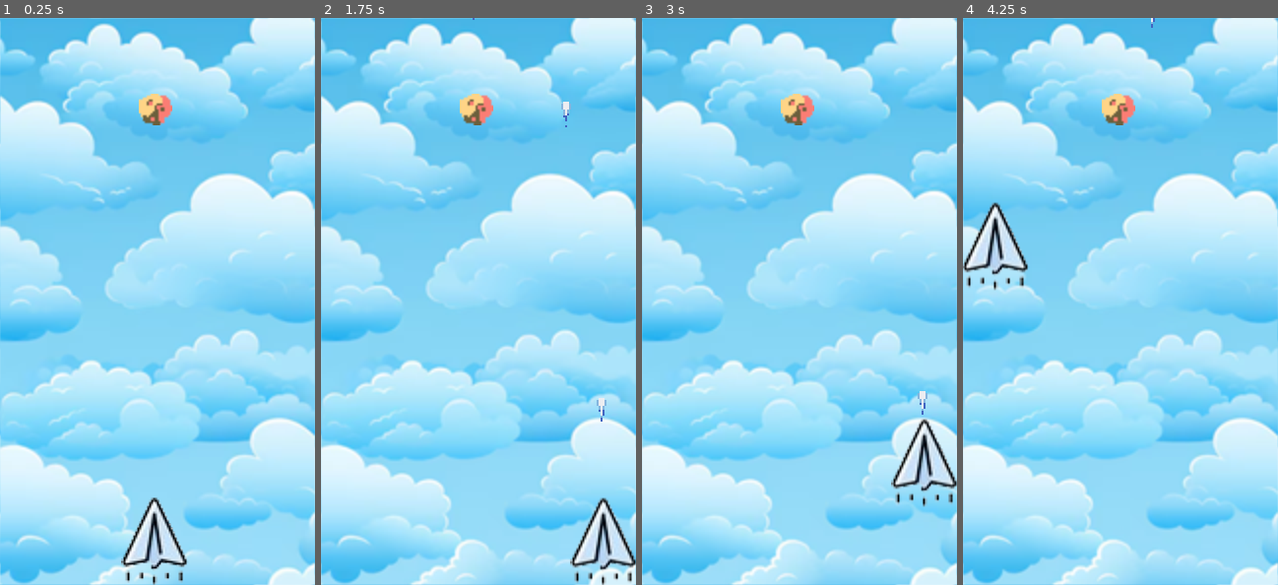
Above: before the commit, frames 1-4 (left to right).
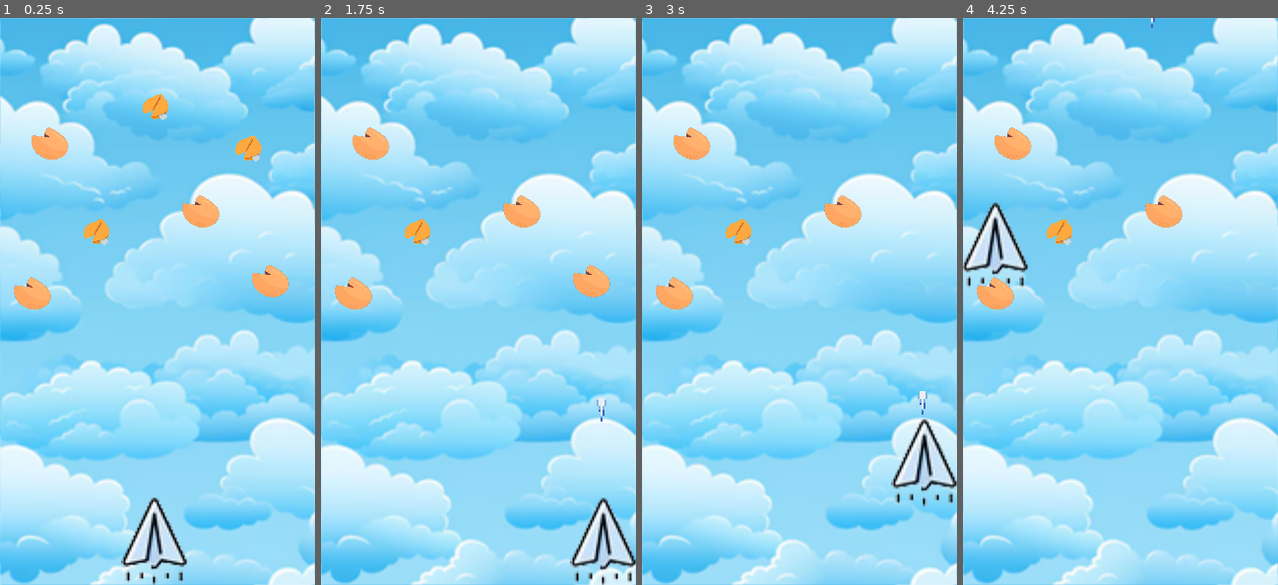
Above: after the commit, the same moments.

Repository: francisvanoliveira/aviao
Game: Godot game, scene res://scenes/game.tscn
The game is run twice, just before and just after one commit, with the same random seed, the same clock (stepped at 60 frames per second) and the same inputs.
Inputs:
- Up to frame 1 (0.25 s): no input
- Up to frame 2 (1.75 s): tap Enter (ui_accept) at 0.5, 0.77, 1.52 s; hold Right (ui_right) 0.53-1.28 s; hold Down (ui_down) from 1.28 s (still down)
- Up to frame 3 (3 s): release Down (ui_down) at 2.03 s; hold Right (ui_right) 2.03-2.78 s; tap Enter (ui_accept) at 2.75 s; hold Up (ui_up) from 2.78 s (still down)
- Up to frame 4 (4.25 s): tap Enter (ui_accept) at 3.02, 3.77 s; release Up (ui_up) at 3.53 s; hold Left (ui_left) from 3.53 s (still down)

The runs differ from the first frame. In frame 1, 2.9% of the frame differs, in the area x 4-92%, y 13-52%; in frame 2, 2.7%; in frame 3, 2.2%; in frame 4, 2.2%.

Commit message:
Destruindo biscoito

Diff:
--- a/scenes/asteroid.tscn
+++ /dev/null
@@ -1,18 +0,0 @@
-[gd_scene load_steps=3 format=2]
-
-[ext_resource path="res://sprites/asteroids/asteroid-1.png" type="Texture" id=1]
-
-[sub_resource type="CircleShape2D" id=1]
-
-[node name="asteroid" type="Node2D"]
-
-[node name="asteroid-1" type="Sprite" parent="."]
-position = Vector2( 0, 1 )
-texture = ExtResource( 1 )
-
-[node name="area" type="Area2D" parent="."]
-collision_layer = 4
-collision_mask = 2
-
-[node name="shape" type="CollisionShape2D" parent="area"]
-shape = SubResource( 1 )
--- /dev/null
+++ b/scenes/biscoito.tscn
@@ -0,0 +1,30 @@
+[gd_scene load_steps=5 format=2]
+
+[ext_resource path="res://sprites/asteroids/biscoito1.png" type="Texture" id=1]
+[ext_resource path="res://scripts/biscoito.gd" type="Script" id=2]
+[ext_resource path="res://sprites/asteroids/biscoito2.png" type="Texture" id=3]
+
+[sub_resource type="CircleShape2D" id=1]
+
+[node name="biscoito" type="Node2D"]
+script = ExtResource( 2 )
+
+[node name="biscoitos" type="Node2D" parent="."]
+
+[node name="biscoito1" type="Sprite" parent="biscoitos"]
+position = Vector2( 4.76837e-07, 0 )
+scale = Vector2( 0.113874, 0.107558 )
+texture = ExtResource( 1 )
+
+[node name="biscoito2" type="Sprite" parent="biscoitos"]
+scale = Vector2( 0.0399409, 0.0386329 )
+texture = ExtResource( 3 )
+
+[node name="area" type="Area2D" parent="."]
+collision_layer = 4
+collision_mask = 2
+
+[node name="shape" type="CollisionShape2D" parent="area"]
+position = Vector2( 1, 0 )
+shape = SubResource( 1 )
+[connection signal="area_entered" from="area" to="." method="biscoitobatido"]
--- a/scenes/game.tscn
+++ b/scenes/game.tscn
@@ -1,14 +1,11 @@
-[gd_scene load_steps=7 format=2]
+[gd_scene load_steps=6 format=2]
 
 [ext_resource path="res://sprites/background.png" type="Texture" id=1]
 [ext_resource path="res://sprites/ship.png" type="Texture" id=2]
 [ext_resource path="res://scripts/aviao.gd" type="Script" id=3]
-[ext_resource path="res://scenes/asteroid.tscn" type="PackedScene" id=4]
+[ext_resource path="res://scenes/biscoito.tscn" type="PackedScene" id=4]
 
 [sub_resource type="CanvasItemMaterial" id=1]
-
-[sub_resource type="StreamTexture" id=2]
-flags = 4
 
 [node name="game" type="Node2D"]
 
@@ -31,9 +28,23 @@
 [node name="blaster" type="Position2D" parent="aviao"]
 position = Vector2( -2.87238, -31.2096 )
 
-[node name="biscoito1" type="Sprite" parent="."]
-position = Vector2( 77.7484, 43.0399 )
-texture = SubResource( 2 )
+[node name="biscoito" parent="." instance=ExtResource( 4 )]
+position = Vector2( 79.0443, 45.4084 )
 
-[node name="asteroid" parent="." instance=ExtResource( 4 )]
-position = Vector2( 79.0443, 45.4084 )
+[node name="biscoito2" parent="." instance=ExtResource( 4 )]
+position = Vector2( 24.789, 63.8347 )
+
+[node name="biscoito3" parent="." instance=ExtResource( 4 )]
+position = Vector2( 126.222, 66.4456 )
+
+[node name="biscoito4" parent="." instance=ExtResource( 4 )]
+position = Vector2( 136.829, 133.621 )
+
+[node name="biscoito5" parent="." instance=ExtResource( 4 )]
+position = Vector2( 101.473, 98.2654 )
+
+[node name="biscoito6" parent="." instance=ExtResource( 4 )]
+position = Vector2( 15.9135, 139.985 )
+
+[node name="biscoito7" parent="." instance=ExtResource( 4 )]
+position = Vector2( 49.1475, 108.872 )
--- /dev/null
+++ b/scripts/biscoito.gd
@@ -0,0 +1,24 @@
+extends Node2D
+var escolido = 0
+
+func _ready():
+	randomize() #para banguncar a randomizacao
+	#for para verificar os biscoitos e deixa-los invisiveis
+	for a in $biscoitos.get_children():
+		a.visible = false
+
+	#codigo para escolher o biscoito aleatoriamente
+	escolido = (randi() % $biscoitos.get_child_count()) + 1
+
+	#comando que pega o valor aleatorio e concatena com o nome para sair o biscoito na tela
+	var node = get_node("biscoitos/biscoito" + str(escolido))
+	node.visible = true
+
+	#$area/shape.shape.radius = node.texture.get_width() / 2
+
+func _process(delta):
+	pass
+
+
+func biscoitobatido(area):
+	queue_free()
--- a/scripts/lazer.gd
+++ b/scripts/lazer.gd
@@ -16,4 +16,4 @@
 
 
 func lazerbater(area):
-	print(area)
+	queue_free()
Renamed: sprites/asteroids/asteroid-1.png -> sprites/asteroids/asteroid-12.png
Not shown, added: sprites/asteroids/asteroid-12.png.import
Binary file added: sprites/asteroids/biscoito1.png
Not shown, changed: sprites/asteroids/biscoito1.png.import
Renamed: sprites/asteroids/biscoito.png -> sprites/asteroids/biscoito2.png
Not shown, changed: sprites/asteroids/biscoito2.png.import
Binary file added: sprites/asteroids/biscoito6.png
Not shown, added: sprites/asteroids/biscoito6.png.import
